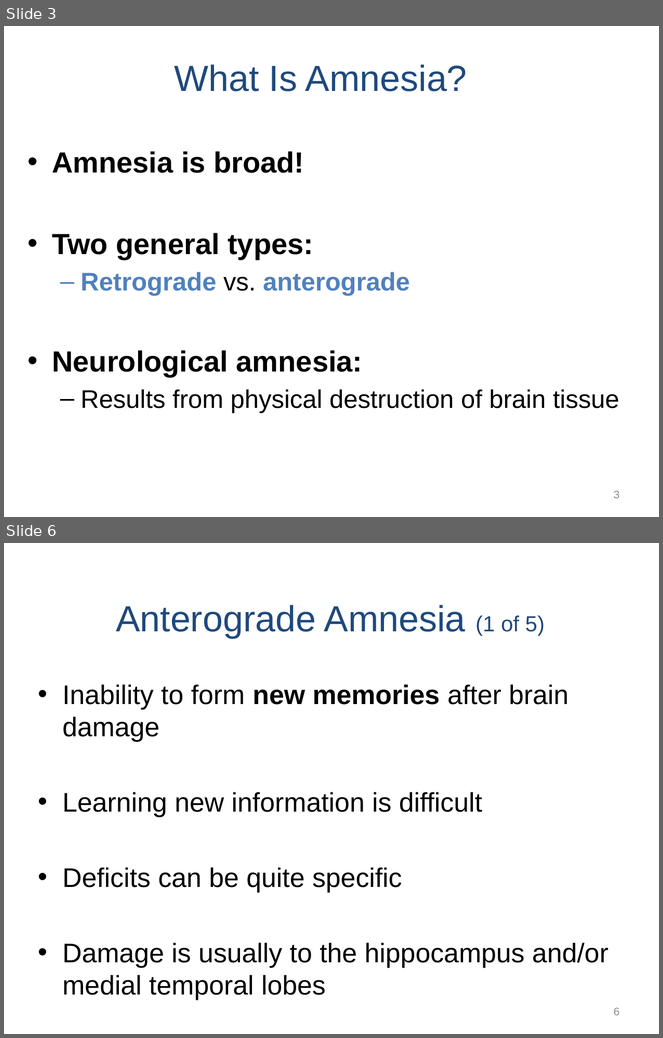
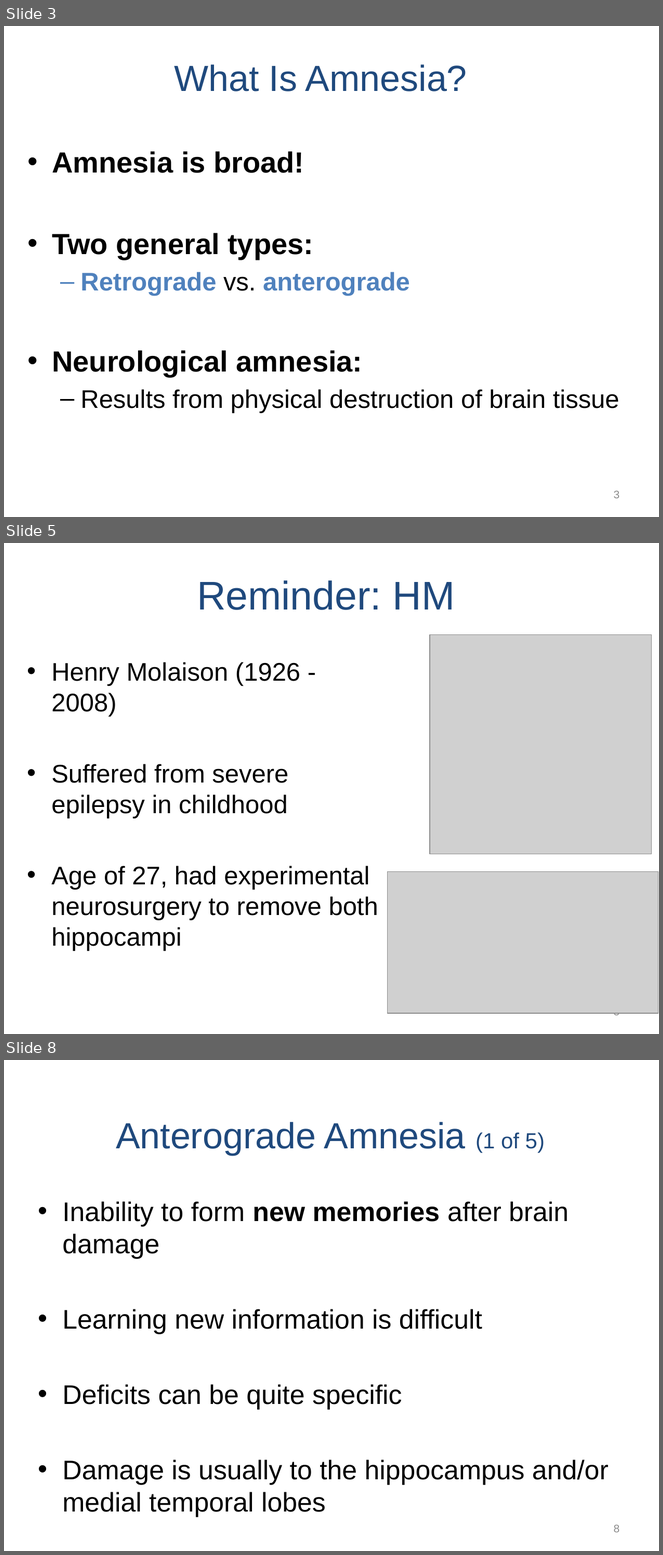
Before and after one commit to npm27/Teaching-Materials, a slide deck: Memory/Slides/Chapter 10.PPTX. Shown one above the other, each under a label of ours: slides 3 and 6 before the commit, slides 3, 5 and 8 after it; the slides between them are not shown. The pictures are 663x1038 and 663x1555 pixels, drawn with LibreOffice and Linux fonts; fonts in the diff are those of the drawing; grey boxes stand for pictures. Boxes give left, top, right and bottom in pixels: in the first picture for what was removed or moved away, otherwise in the second. Text is boxed around its words. In the diff, an @@ line names an element or a change of style, - is before the commit and + after.

```diff
--- a/Memory/Slides/Chapter 10.PPTX
+++ b/Memory/Slides/Chapter 10.PPTX
@@ slide 5 added at [4,543,659,1034], background #FFFFFF @@
@@ title added at [197,580,455,610], 44 pt, text #1F497D @@
+Reminder: HM
@@ picture added at [430,635,652,854] @@
@@ text added at [51,662,378,951], 28 pt, text #000000 @@
+• Henry Molaison (1926 - 2008)
+• Suffered from severe epilepsy in childhood
+• Age of 27, had experimental neurosurgery to remove both hippocampi
@@ picture added at [387,872,659,1014] @@
@@ page number added at [614,1013,620,1018], 12 pt, text #8C8C8C @@
+5
@@ what was slide 6 is now slide 8 @@
```
Also in this commit, not shown: 3 slides changed, 10 other slides added.
